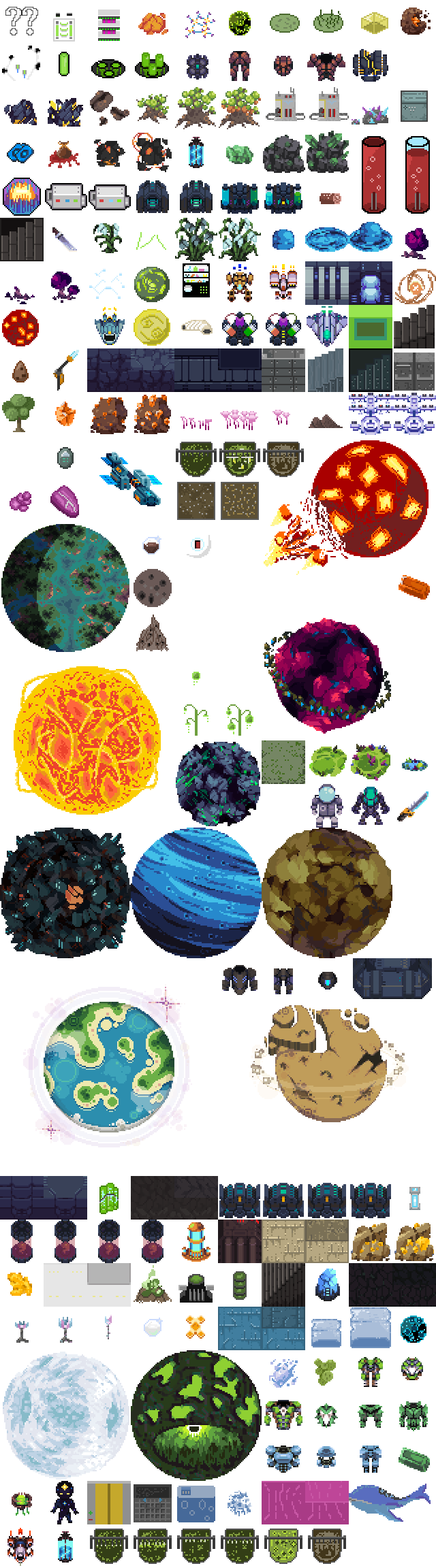
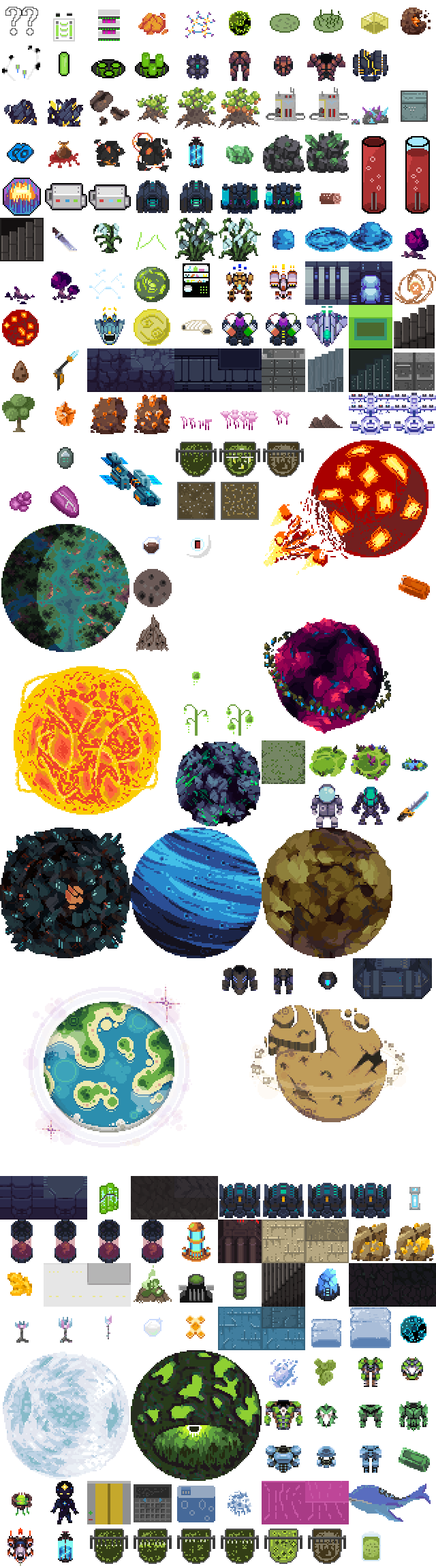
Before/after of a 436 x 1568 layered artwork. What changed in the layer stack:
added layer "aglae-power-cell" above "algae-vat-and-ruined" over [361, 1531, 381, 1562]
